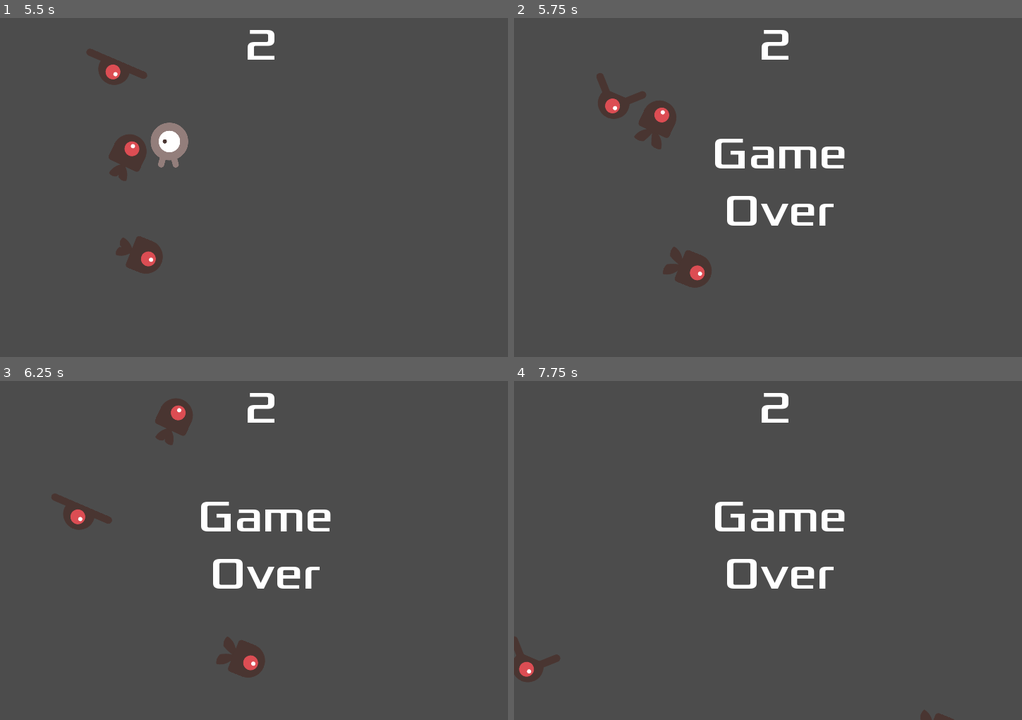
Above: before the commit, frames 1-4 (two rows, left to right).
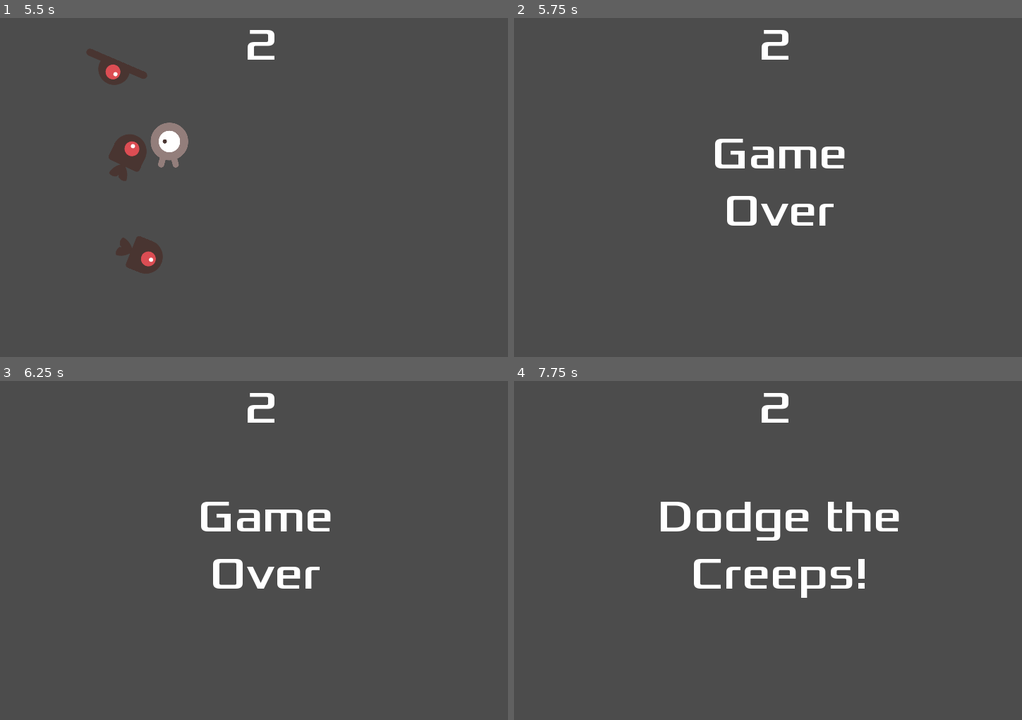
Above: after the commit, the same moments.

Repository: RawToast/DodgeTheCreeps
Game: Godot game, scene res://Main.tscn
Same seed, same stepped clock (60 frames per second), same inputs: the game is played once before the commit and once after it.
Inputs:
- Up to frame 1 (5.5 s): click "Start" at 0.5 s; tap Enter at 1.25 s; hold Right (ui_right) 1.28-2.03 s; hold Down (ui_down) 2.03-2.78 s; hold Right (ui_right) 2.78-3.53 s; hold Up (ui_up) 3.53-4.28 s; hold Left (ui_left) from 4.28 s (still down)
- Up to frame 2 (5.75 s): keep holding Left (ui_left)
- Up to frame 3 (6.25 s): release Left (ui_left) at 5.78 s; hold Down (ui_down) from 5.78 s (still down)
- Up to frame 4 (7.75 s): release Down (ui_down) at 6.53 s; hold Right (ui_right) 6.53-7.28 s; hold Up (ui_up) from 7.28 s (still down)

Frame 1 is identical in both runs. In frame 2, 1.9% of the frame differs, in the area x 16-39%, y 16-80%; in frame 3, 1.9%; in frame 4, 3.9%, in the area x 0-87%, y 35-100%.

Commit message:
Group and sound

Diff:
--- a/Main.gd
+++ b/Main.gd
@@ -16,9 +16,12 @@
 	$HUD.update_score(score)
 
 func _game_over():
+	$Music.stop()
+	$DeathSound.play()
 	$ScoreTimer.stop()
 	$MobTimer.stop()
 	$HUD.show_game_over()
+	get_tree().call_group("mobs", "queue_free")
 
 func new_game():
 	score = 0
@@ -26,6 +29,7 @@
 	$StartTimer.start()
 	$HUD.update_score(score)
 	$HUD.show_message("Get Ready")
+	$Music.play()
 
 func _on_MobTimer_timeout():
 	# Choose a random location on Path2D.
--- a/Main.tscn
+++ b/Main.tscn
@@ -1,9 +1,11 @@
-[gd_scene load_steps=6 format=2]
+[gd_scene load_steps=8 format=2]
 
 [ext_resource path="res://Player.tscn" type="PackedScene" id=1]
 [ext_resource path="res://Main.gd" type="Script" id=2]
 [ext_resource path="res://Mob.tscn" type="PackedScene" id=3]
 [ext_resource path="res://HUD.tscn" type="PackedScene" id=4]
+[ext_resource path="res://art/House In a Forest Loop.ogg" type="AudioStream" id=5]
+[ext_resource path="res://art/gameover.wav" type="AudioStream" id=6]
 
 [sub_resource type="Curve2D" id=1]
 _data = {
@@ -37,6 +39,12 @@
 
 [node name="HUD" parent="." instance=ExtResource( 4 )]
 
+[node name="Music" type="AudioStreamPlayer" parent="."]
+stream = ExtResource( 5 )
+
+[node name="DeathSound" type="AudioStreamPlayer" parent="."]
+stream = ExtResource( 6 )
+
 [connection signal="hit" from="Player" to="." method="_game_over"]
 [connection signal="timeout" from="MobTimer" to="." method="_on_MobTimer_timeout"]
 [connection signal="timeout" from="ScoreTimer" to="." method="_on_ScoreTimer_timeout"]
--- a/Mob.tscn
+++ b/Mob.tscn
@@ -30,7 +30,9 @@
 radius = 22.6055
 height = 14.315
 
-[node name="RigidBody2D" type="RigidBody2D"]
+[node name="RigidBody2D" type="RigidBody2D" groups=[
+"mobs",
+]]
 position = Vector2( 108, 104 )
 collision_mask = 0
 gravity_scale = 0.0
